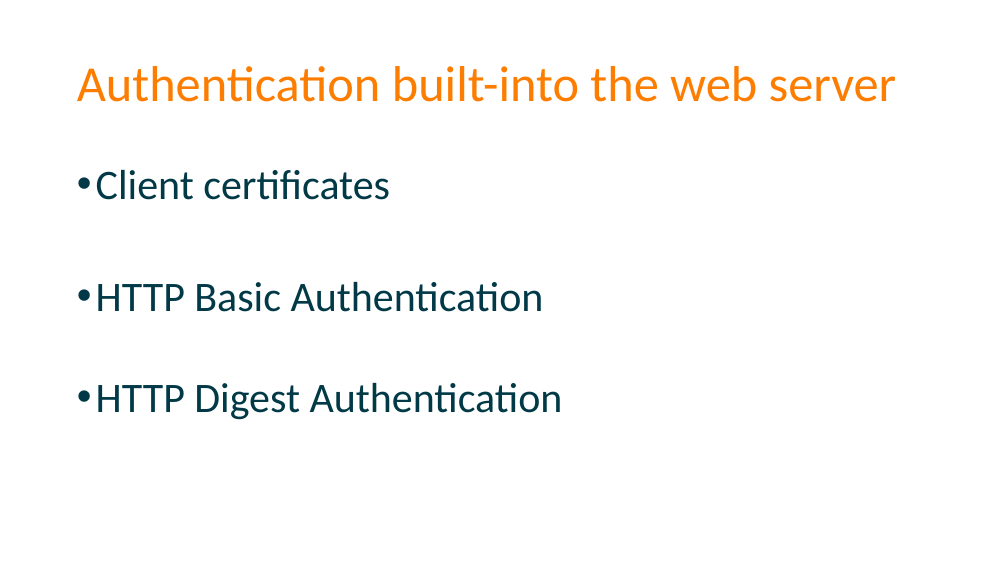
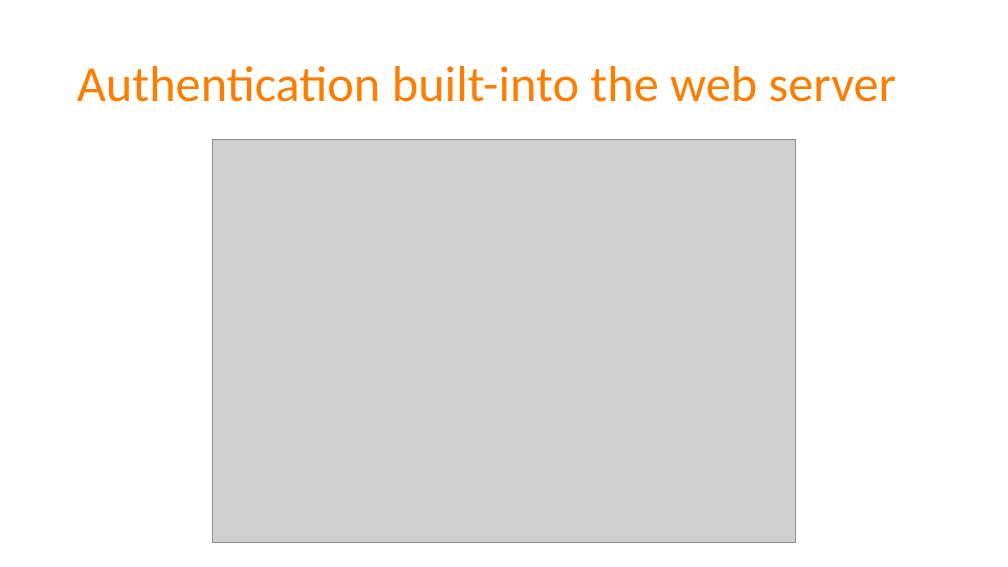
Before and after one commit to spetryjohnson/Securing-Your-API-Endpoints, a slide deck: slide 19 of Securing Your API Endpoints.pptx (slide 18 before the commit). Drawn at 1008x567 pixels with LibreOffice and Linux fonts; fonts in the diff are those of the drawing; grey boxes stand for pictures. Boxes give left, top, right and bottom in pixels: in the first picture for what was removed or moved away, otherwise in the second. Text is boxed around its words. In the diff, an @@ line names an element or a change of style, - is before the commit and + after.

```diff
--- a/Securing Your API Endpoints.pptx
+++ b/Securing Your API Endpoints.pptx
@@ picture added at bbox=[212, 140, 795, 542] @@
@@ text removed at bbox=[96, 170, 563, 420] @@
-• Client certificates
-• HTTP Basic Authentication
-• HTTP Digest Authentication
```
Also in this commit, not shown: 8 other slides changed, 2 slides added, 1 slide removed, 1 other file.
